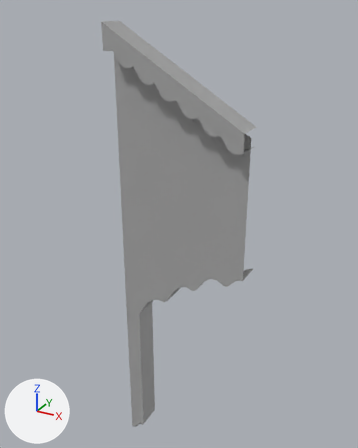
Before and after pictures for a commit that changed the FBX model TFC-TFE/Assets/Meshes3D/Ramp/RampL_01.fbx.
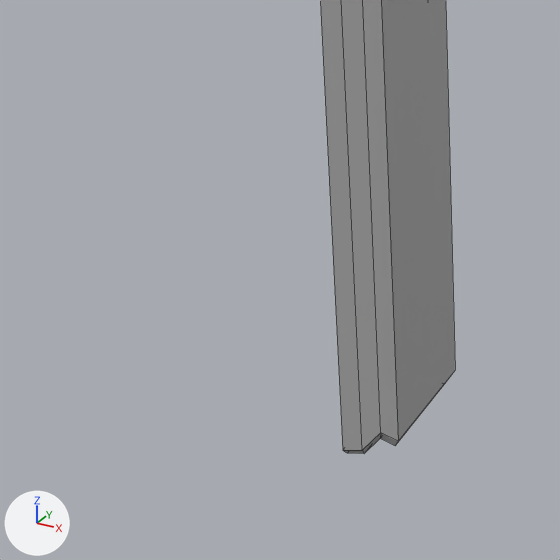
Old and new are each drawn whole from a 50 mm lens placed at (-3.29, -12.69, 81.88), pointed at (-11.54, 2.31, 74.38) and again close up on the part from 18% to 49% of the width and 75% to 100% of the height. Lighting does not change. The marker at lower left points along +X, +Y and +Z. The close-ups show mesh edges as thin lines. Where no turn or scale is listed for an object, it has been applied to the vertices.

The first close-up shows 'RampL_01'.
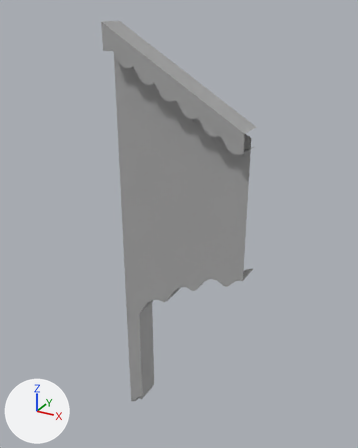
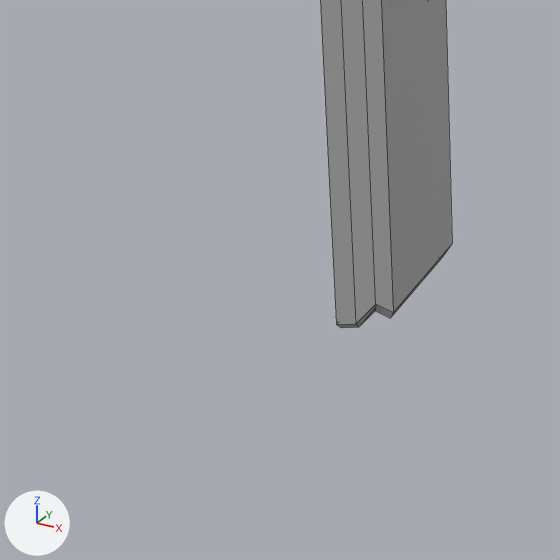
The newer file is also turned or shifted as a whole; pictures and numbers use the older file's frame.

Where the change shows, as pixel boxes [x1, y1, x2, y2] in the close-ups (560 x 560 px):
'RampL_01', reshaped
    before: [320, 0, 455, 454]
    after: [320, 0, 452, 328]

The change in detail:
me_mesh has 209 vertices, 149 faces and spans x 0.0..5.0, y -0.8..0.8, z -17.5..0.0.
me_mesh is used by ob_rampl_01; location (-13.573, 1.722, 81.436).
me_mesh part 1: all 16 vertices in x 0.0..0.6, y -0.2..0.8, z -17.5..-17.0 are moved by (0.0, 0.0, 1.5).
